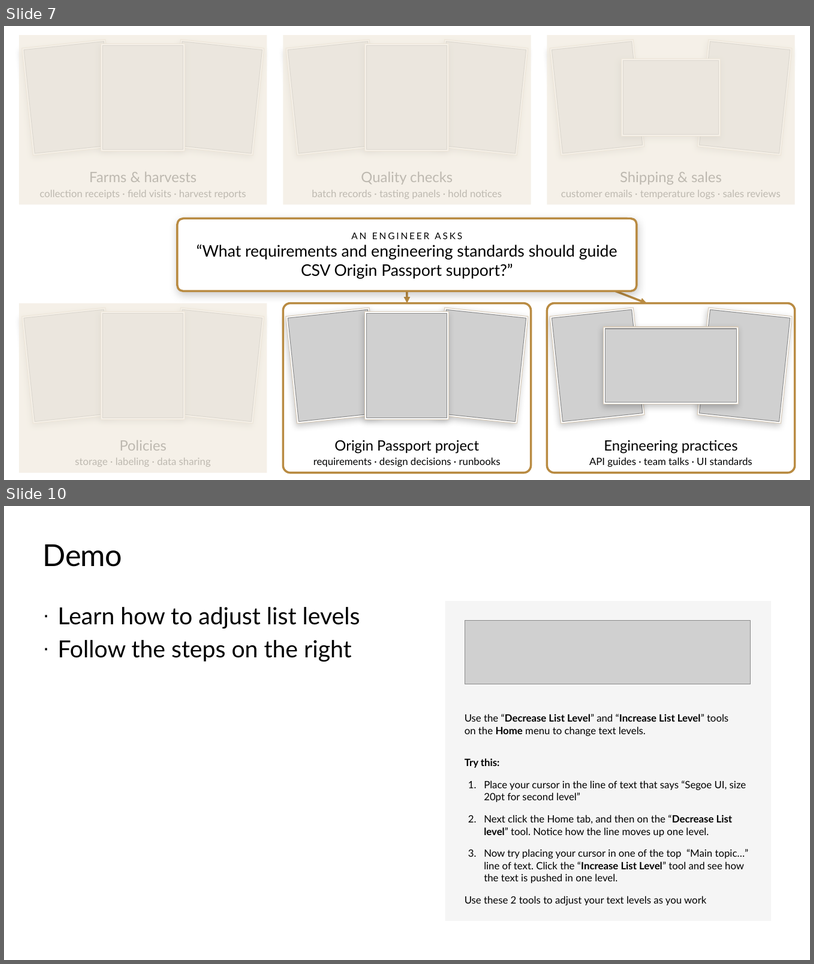
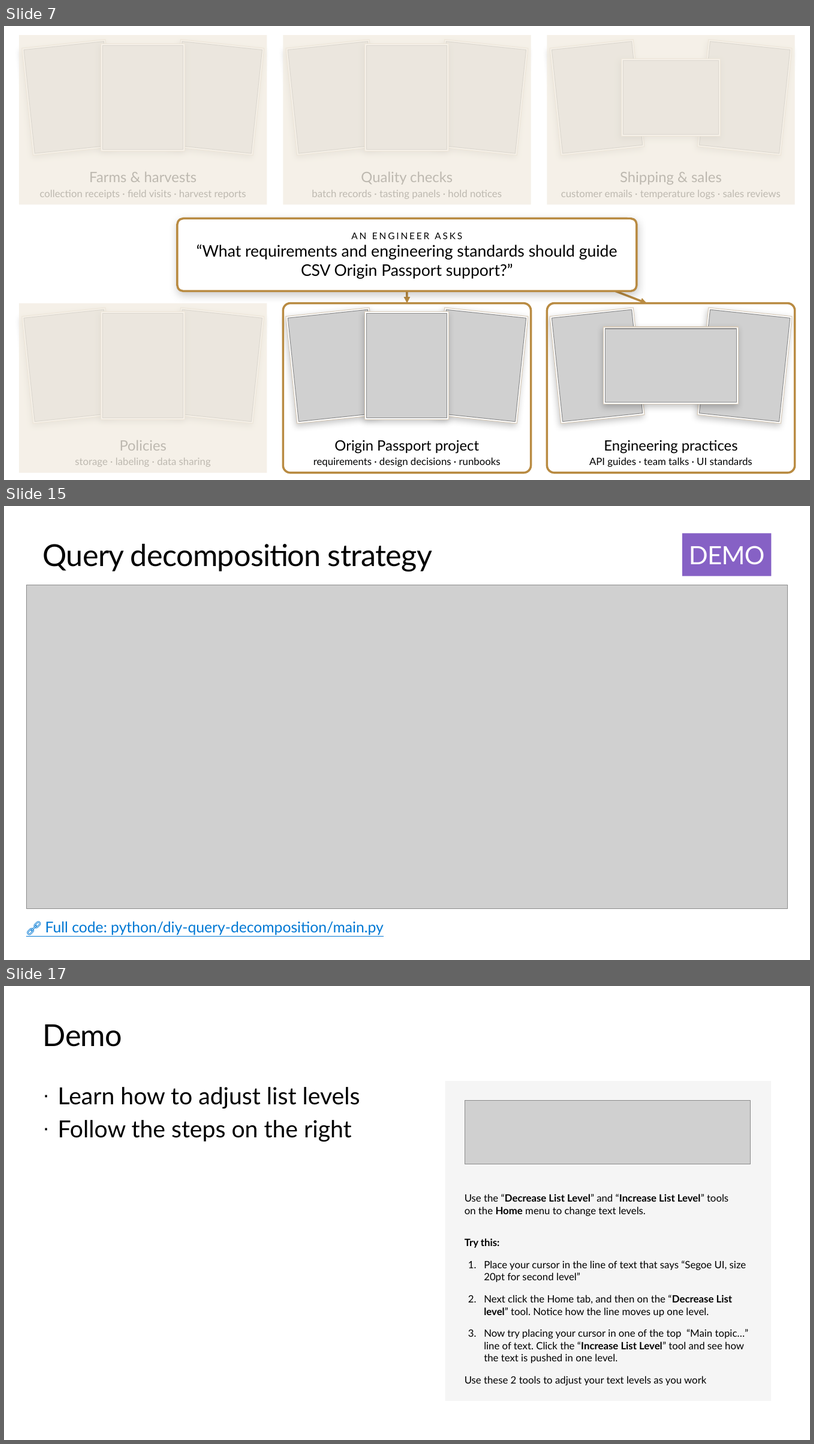
Before and after one commit to microsoft/ignite26-BRK300-building-agentic-retrieval-from-diy-to-foundry-iq, a slide deck: IgniteBRK300-WorkingDeck.pptx. Shown one above the other, each under a label of ours: slides 7 and 10 before the commit, slides 7, 15 and 17 after it; the slides between them are not shown. The pictures are 814x964 and 814x1444 pixels, drawn with LibreOffice and Linux fonts; fonts in the diff are those of the drawing; grey boxes stand for pictures; background and template pictures are left out. Boxes give left, top, right and bottom in pixels: in the first picture for what was removed or moved away, otherwise in the second. Text is boxed around its words. In the diff, an @@ line names an element or a change of style, - is before the commit and + after.

```diff
--- a/IgniteBRK300-WorkingDeck.pptx
+++ b/IgniteBRK300-WorkingDeck.pptx
@@ slide 15 added at (x1=4, y1=506, x2=810, y2=960), background #FFFFFF @@
@@ rectangle added at (x1=683, y1=533, x2=771, y2=576), fill #8661C5, 30 pt, text #FFFFFF @@
+DEMO
@@ title added at (x1=43, y1=544, x2=432, y2=571), 36 pt, text #000000 @@
+Query decomposition strategy
@@ picture added at (x1=26, y1=585, x2=788, y2=908) @@
@@ text added at (x1=45, y1=921, x2=384, y2=935), 17.6 pt, text #0078D4, underline @@
+🔗 Full code: python/diy-query-decomposition/main.py
@@ what was slide 10 is now slide 17 @@
```
Also in this commit, not shown: 2 slides changed, 6 other slides added, 8 slides removed, 10 other files.
